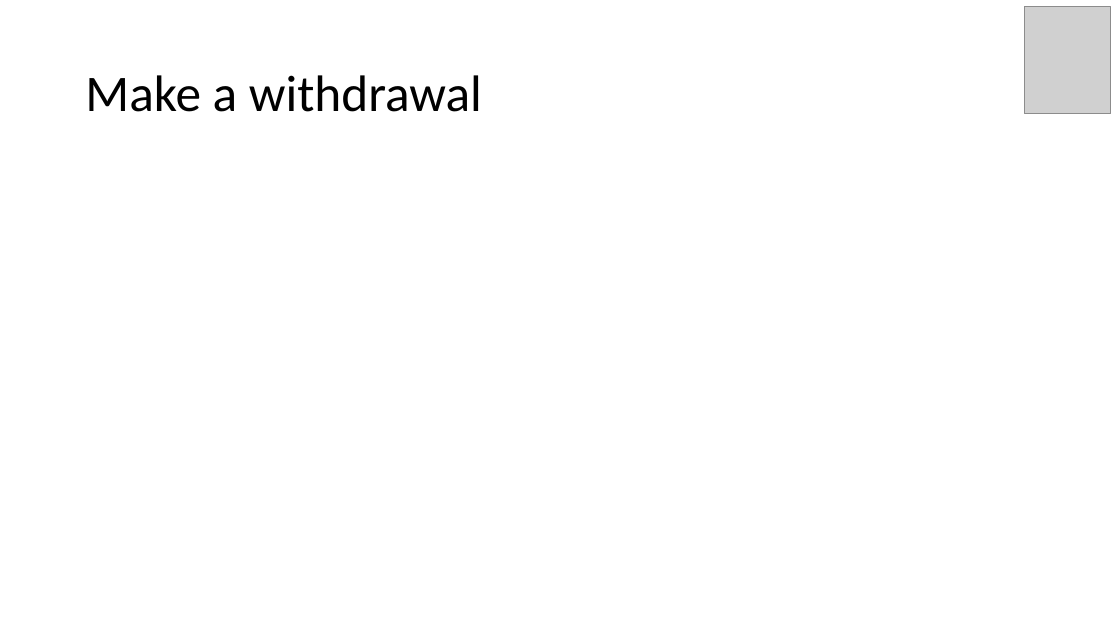
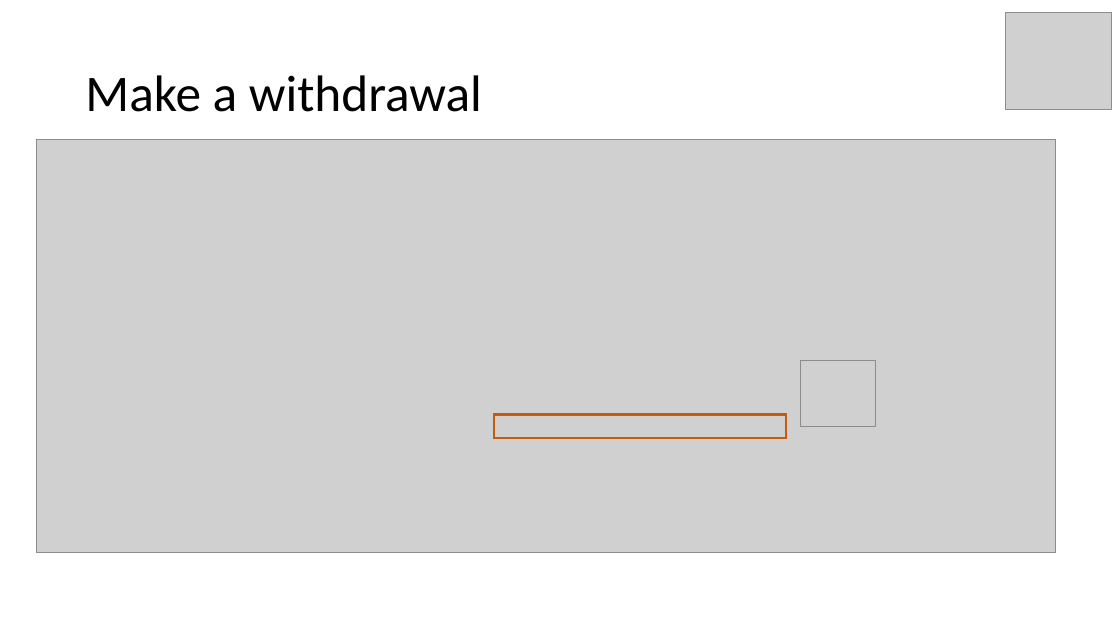
Before and after one commit to MerrionComputing/Presentations, a slide deck: slide 17 of Event sourcing on Azure functions code example.pptx (slide 11 before the commit). Drawn at 1120x630 pixels with LibreOffice and Linux fonts; fonts in the diff are those of the drawing; grey boxes stand for pictures. Boxes give left, top, right and bottom in pixels: in the first picture for what was removed or moved away, otherwise in the second. Text is boxed around its words. In the diff, an @@ line names an element or a change of style, - is before the commit and + after.

```diff
--- a/Event sourcing on Azure functions code example.pptx
+++ b/Event sourcing on Azure functions code example.pptx
@@ picture: place and size @@
-picture at [1024,7,1111,114]
+picture at [1006,13,1112,109]
@@ picture added at [37,139,1056,553] @@
@@ picture added at [800,360,875,426] @@
@@ rectangle added at [494,414,786,438], outline #C55A11 2.25 pt @@
```
Also in this commit, not shown: 11 other slides changed, 5 slides added.
